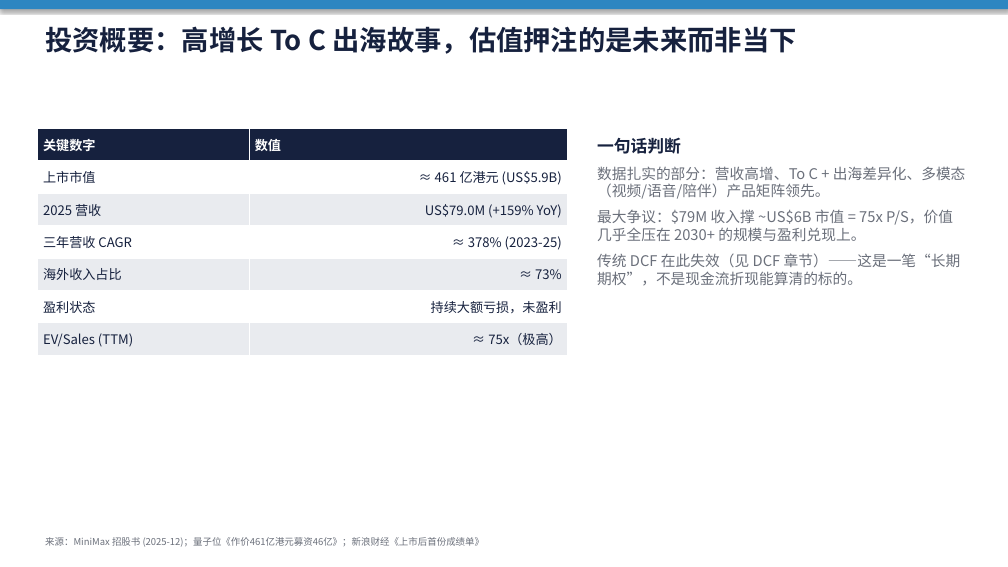
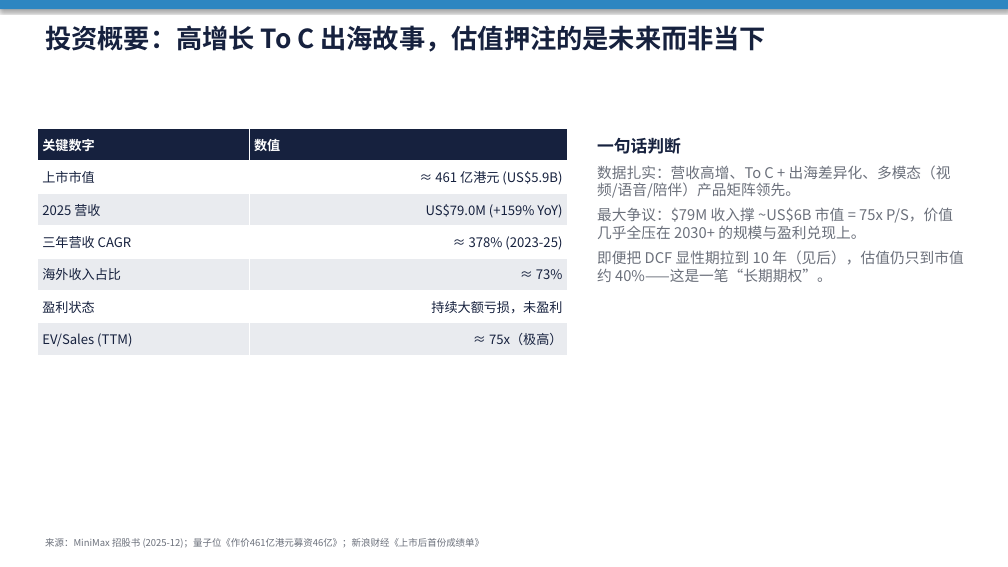
Before and after one commit to Kingpeile/King, a slide deck: slide 2 of MiniMax_前瞻_DCF_竞争格局.pptx. Drawn at 1008x567 pixels with LibreOffice and Linux fonts; fonts in the diff are those of the drawing. Boxes give left, top, right and bottom in pixels: in the first picture for what was removed or moved away, otherwise in the second. Text is boxed around its words. In the diff, an @@ line names an element or a change of style, - is before the commit and + after.

```diff
--- a/MiniMax_前瞻_DCF_竞争格局.pptx
+++ b/MiniMax_前瞻_DCF_竞争格局.pptx
@@ text "投资概要：高增长 To C 出海故事，估值押注的是未来而非当下" at (45,25,767,52): size 26 to 25 pt @@
@@ text at (597,137,953,239): less space between paragraphs @@
@@ text at (597,165,951,198): text changed @@
-数据扎实的部分：营收高增、To C + 出海差异化、多模态（视频/语音/陪伴）产品矩阵领先。
+数据扎实：营收高增、To C + 出海差异化、多模态（视频/语音/陪伴）产品矩阵领先。
@@ text at (597,250,963,282): text changed @@
-传统 DCF 在此失效（见 DCF 章节）——这是一笔“长期期权”，不是现金流折现能算清的标的。
+即便把 DCF 显性期拉到 10 年（见后），估值仍只到市值约 40%——这是一笔“长期期权”。
```
Also in this commit, not shown: 15 other slides changed, 2 slides added, 1 other file.
